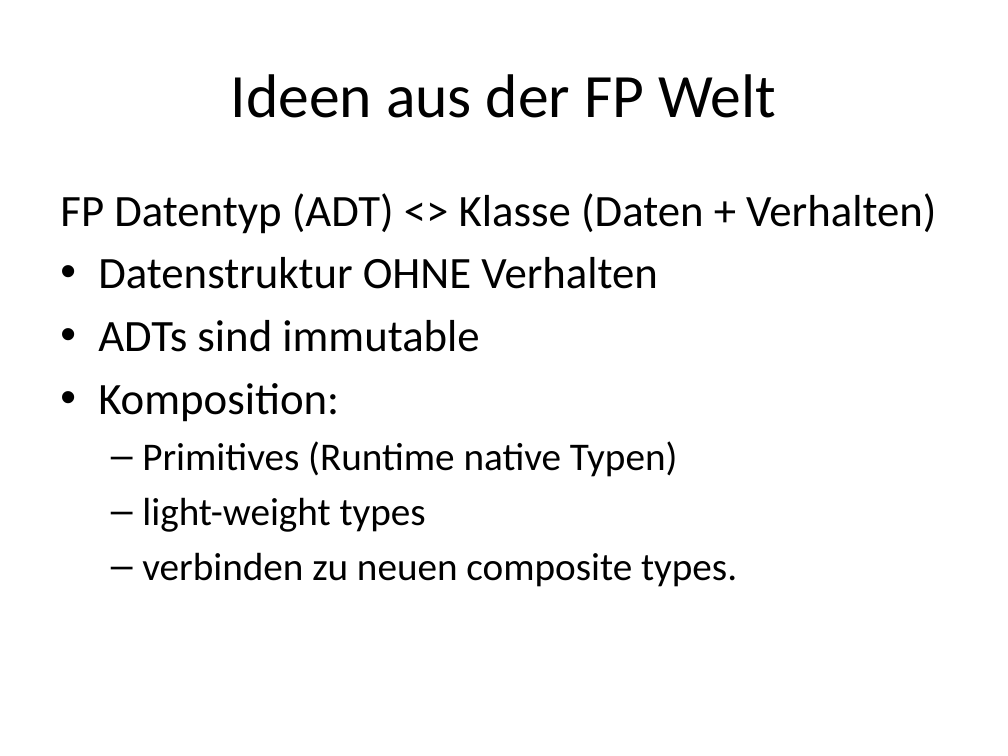
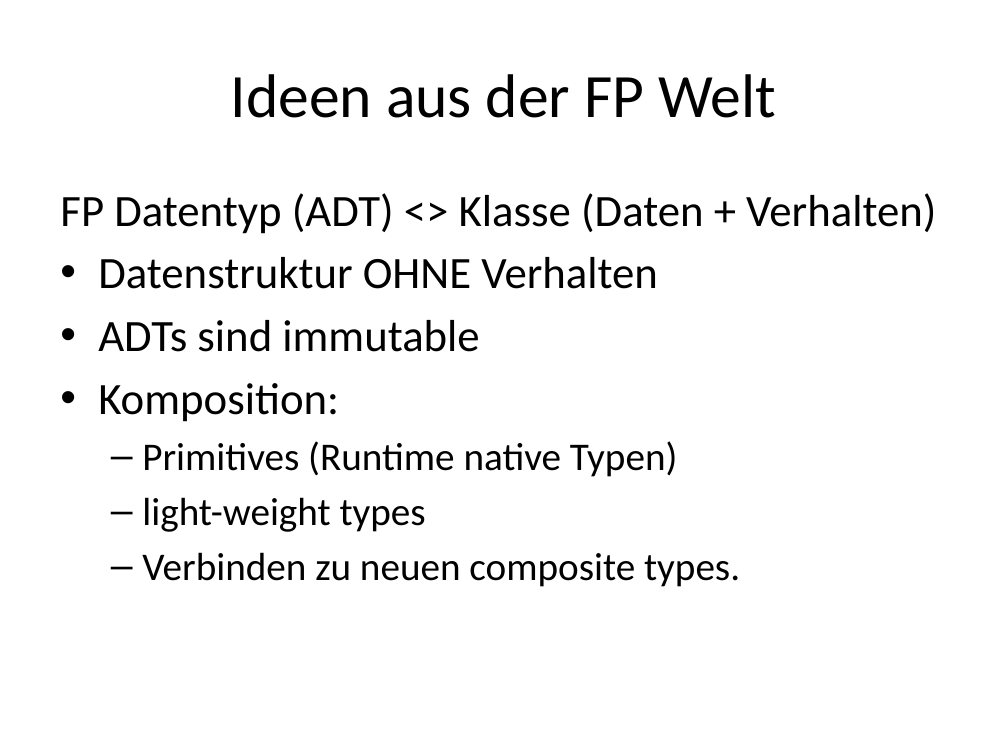
Before and after one commit to ronaldboehm/talks, a slide deck: slide 17 of 20151202/Einführung20151202.pptx. Drawn at 1008x756 pixels with LibreOffice and Linux fonts; fonts in the diff are those of the drawing. Boxes give left, top, right and bottom in pixels: in the first picture for what was removed or moved away, otherwise in the second. Text is boxed around its words. In the diff, an @@ line names an element or a change of style, - is before the commit and + after.

Commit message:
typos
some typos in FsReveal.fsx corrected, only four slides in the .pptx file

```diff
--- a/20151202/Einführung20151202.pptx
+++ b/20151202/Einführung20151202.pptx
@@ text at (x1=142, y1=552, x2=740, y2=587): text changed @@
-  – verbinden zu neuen composite types.
+  – Verbinden zu neuen composite types.
```
Also in this commit, not shown: 5 other slides changed, 1 other file.
